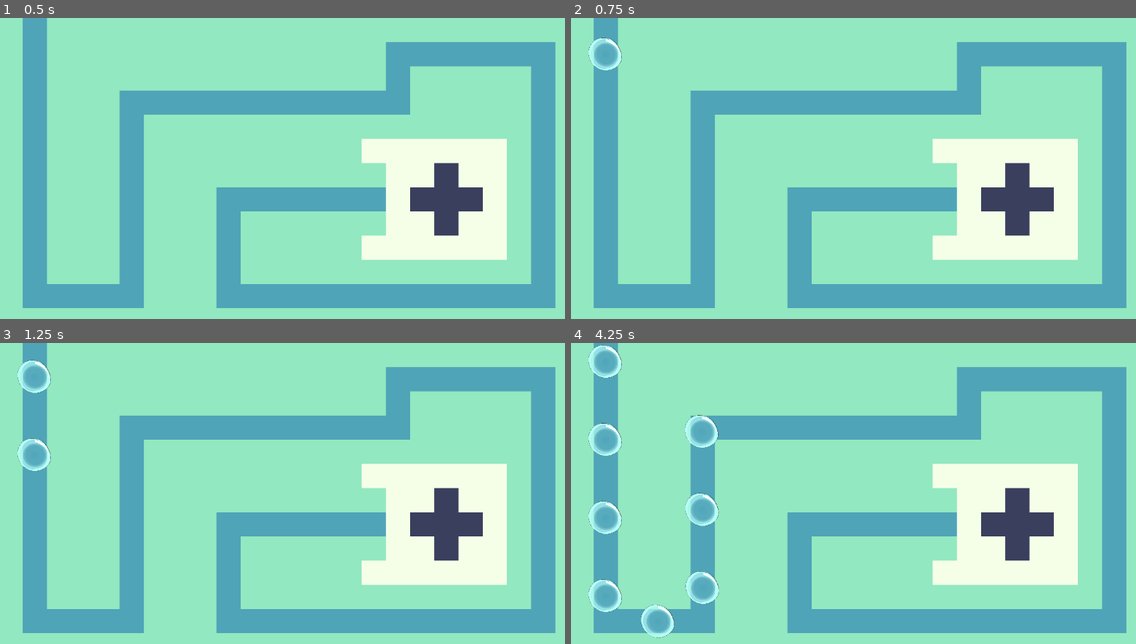
Above: before the commit, frames 1-4 (two rows, left to right).
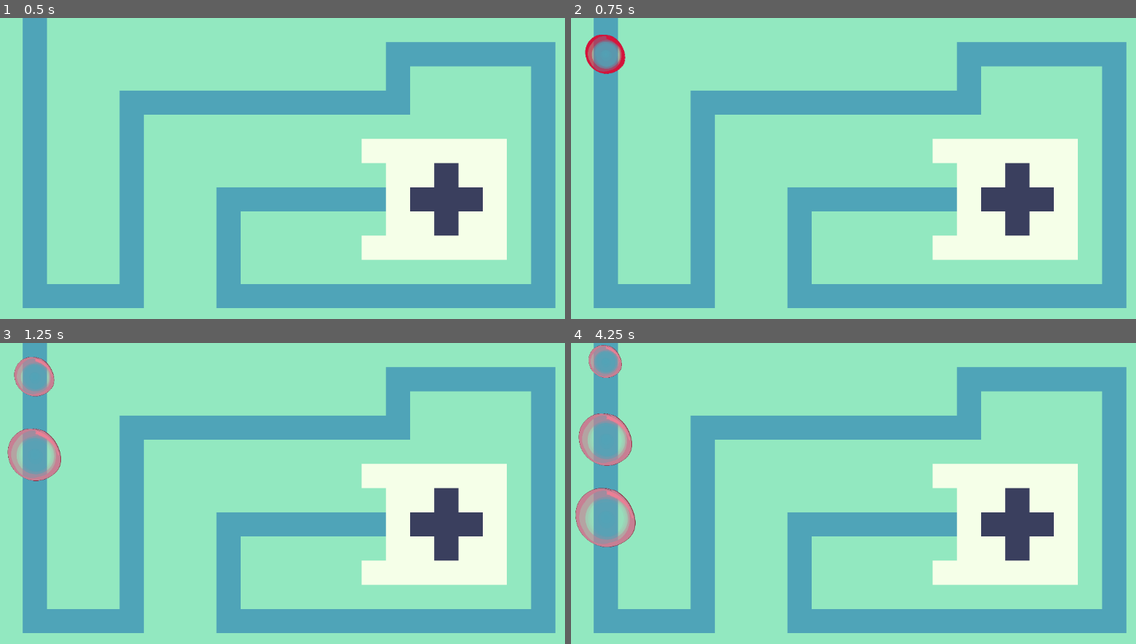
Above: after the commit, the same moments.

Repository: JustPause/GameJam2025
Game: Godot game, scene res://Scene/Green Lands.tscn
The game is run twice, just before and just after one commit, with the same random seed, the same clock (stepped at 60 frames per second) and the same inputs.
Inputs:
- Up to frame 1 (0.5 s): no input
- Up to frame 2 (0.75 s): tap Enter at 0.5 s; tap Space at 0.6 s
- Up to frame 3 (1.25 s): tap Space at 0.77, 1.07 s
- Up to frame 4 (4.25 s): tap Space at 1.35, 1.52, 1.82, 2.1, 2.85, 3.02, 3.32, 3.6, 3.77, 4.07 s

Frame 1 is identical in both runs. In frame 2, 0.6% of the frame differs, in the area x 2-10%, y 5-19%; in frame 3, 1.6%; in frame 4, 4.2%, in the area x 0-27%, y 0-99%.
Error before the commit: Invalid access to property or key 'scancode' on a base object of type 'InputEventKey'. (res://entities/bubble/simpleBubble.gd:39)

Commit message:
fixing some small bug

Diff:
--- a/entities/bubble/basic_bubble.tscn
+++ b/entities/bubble/basic_bubble.tscn
@@ -70,4 +70,4 @@
 "": SubResource("AnimationLibrary_8xgsl")
 }
 
-[connection signal="dammage" from="HitBox" to="." method="dammage"]
+[connection signal="damage" from="HitBox" to="." method="damage"]
--- a/entities/bubble/simpleBubble.gd
+++ b/entities/bubble/simpleBubble.gd
@@ -15,7 +15,7 @@
 
 
 func kill() -> void:
-	queue_free()
+	call_deferred("queue_free")
 
 
 func _ready() -> void:
@@ -36,7 +36,7 @@
 
 func _unhandled_input(event: InputEvent) -> void:
 	if event is InputEventKey and event.pressed:
-		if event.scancode != KEY_SPACE:
+		if event.keycode == KEY_SPACE:
 			damage(1)
 
 func damage(ammount : int) -> void:
